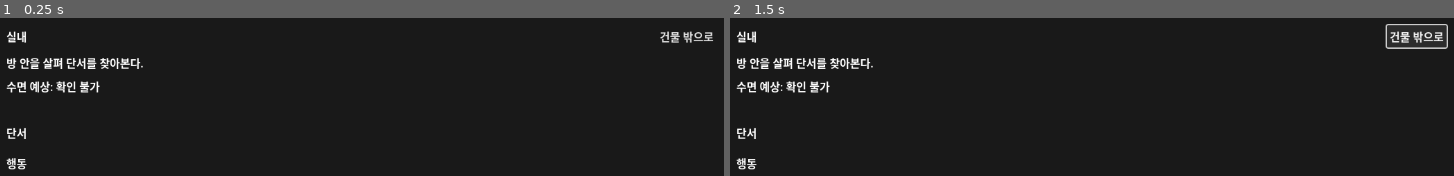
Above: before the commit, frames 1-2 (left to right).
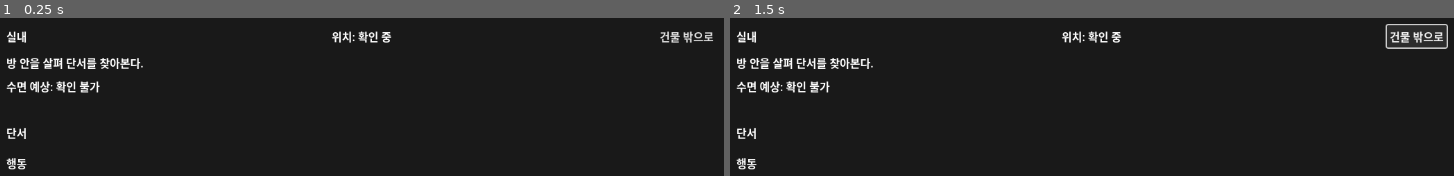
Above: after the commit, the same moments.

Repository: Pupre/apocalypse
Game: Godot game, scene res://scenes/indoor/indoor_mode.tscn
Same seed, same stepped clock (60 frames per second), same inputs: the game is played once before the commit and once after it. This scene is started directly instead of the project's main scene.
Inputs:
- Up to frame 1 (0.25 s): no input
- Up to frame 2 (1.5 s): click "건물 밖으로" at 0.5 s; tap Enter at 1.25 s; hold D (move_right) from 1.28 s (still down); tap E (enter_building) at 1.35 s

The runs differ from the first frame. In frame 1, 0.3% of the frame differs, in the area x 45-55%, y 8-16%; in frame 2, 0.3%.

Commit message:
feat: track indoor zone state in director

Diff:
--- a/game/scenes/indoor/indoor_mode.tscn
+++ b/game/scenes/indoor/indoor_mode.tscn
@@ -37,6 +37,10 @@
 size_flags_horizontal = 3
 text = "실내"
 
+[node name="LocationLabel" type="Label" parent="Panel/VBox/Header"]
+size_flags_horizontal = 3
+text = "위치: 확인 중"
+
 [node name="ExitButton" type="Button" parent="Panel/VBox/Header"]
 text = "건물 밖으로"
 
--- a/game/scripts/indoor/indoor_director.gd
+++ b/game/scripts/indoor/indoor_director.gd
@@ -8,7 +8,7 @@
 var _run_state = null
 var _building_data: Dictionary = {}
 var _event_data: Dictionary = {}
-var _event_state: Dictionary = {"revealed_clue_ids": PackedStringArray()}
+var _event_state: Dictionary = _create_initial_event_state()
 
 
 func configure(run_state, building_id: String) -> void:
@@ -16,12 +16,12 @@
 	_building_data = _get_building_data(building_id)
 	if _building_data.is_empty():
 		_event_data = {}
-		_event_state = {"revealed_clue_ids": PackedStringArray()}
+		_event_state = _create_initial_event_state()
 		state_changed.emit()
 		return
 
 	_event_data = _resolver.load_event(String(_building_data.get("indoor_event_path", "")))
-	_event_state = {"revealed_clue_ids": PackedStringArray()}
+	_event_state = _create_initial_event_state(_resolver.get_entry_zone_id(_event_data))
 	state_changed.emit()
 
 
@@ -34,6 +34,26 @@
 
 func get_event_summary() -> String:
 	return String(_event_data.get("summary", ""))
+
+
+func get_current_zone_id() -> String:
+	return String(_event_state.get("current_zone_id", ""))
+
+
+func get_current_zone_label() -> String:
+	var current_zone_id := get_current_zone_id()
+	if current_zone_id.is_empty() or _event_data.is_empty():
+		return ""
+
+	var current_zone := _resolver.get_zone(_event_data, current_zone_id)
+	if current_zone.is_empty():
+		return current_zone_id
+
+	var zone_label := String(current_zone.get("label", ""))
+	if not zone_label.is_empty():
+		return zone_label
+
+	return current_zone_id
 
 
 func get_visible_clues() -> Array[Dictionary]:
@@ -66,3 +86,18 @@
 		return {}
 
 	return ContentLibrary.get_building(building_id)
+
+
+func _create_initial_event_state(current_zone_id: String = "") -> Dictionary:
+	var visited_zone_ids := PackedStringArray()
+	if not current_zone_id.is_empty():
+		visited_zone_ids.append(current_zone_id)
+
+	return {
+		"current_zone_id": current_zone_id,
+		"visited_zone_ids": visited_zone_ids,
+		"revealed_clue_ids": PackedStringArray(),
+		"spent_action_ids": PackedStringArray(),
+		"zone_flags": {},
+		"noise": 0,
+	}
--- a/game/scripts/indoor/indoor_mode.gd
+++ b/game/scripts/indoor/indoor_mode.gd
@@ -5,6 +5,7 @@
 
 var _director: Node = null
 var _title_label: Label = null
+var _location_label: Label = null
 var _summary_label: Label = null
 var _sleep_preview_label: Label = null
 var _result_label: Label = null
@@ -47,6 +48,9 @@
 
 	if _title_label != null and _director.has_method("get_event_title"):
 		_title_label.text = _director.get_event_title()
+
+	if _location_label != null:
+		_update_location_label()
 
 	if _summary_label != null and _director.has_method("get_event_summary"):
 		var summary: String = String(_director.get_event_summary())
@@ -115,6 +119,7 @@
 func _cache_nodes() -> void:
 	_director = get_node_or_null("Director")
 	_title_label = get_node_or_null("Panel/VBox/Header/TitleLabel") as Label
+	_location_label = get_node_or_null("Panel/VBox/Header/LocationLabel") as Label
 	_summary_label = get_node_or_null("Panel/VBox/SummaryLabel") as Label
 	_sleep_preview_label = get_node_or_null("Panel/VBox/SleepPreviewLabel") as Label
 	_result_label = get_node_or_null("Panel/VBox/ResultLabel") as Label
@@ -126,3 +131,15 @@
 func _clear_children(container: Node) -> void:
 	for child in container.get_children():
 		child.queue_free()
+
+
+func _update_location_label() -> void:
+	if _location_label == null:
+		return
+
+	if _director == null or not _director.has_method("get_current_zone_label"):
+		_location_label.text = "위치: 확인 중"
+		return
+
+	var zone_label := String(_director.get_current_zone_label())
+	_location_label.text = "위치: %s" % (zone_label if not zone_label.is_empty() else "확인 중")
--- /dev/null
+++ b/game/tests/unit/test_indoor_director.gd
@@ -0,0 +1,85 @@
+extends "res://tests/support/test_case.gd"
+
+const RUN_STATE_SCRIPT_PATH := "res://scripts/run/run_state.gd"
+const INDOOR_DIRECTOR_SCRIPT_PATH := "res://scripts/indoor/indoor_director.gd"
+
+var _test_jobs: Dictionary = {
+	"courier": {
+		"id": "courier",
+		"modifiers": {
+			"move_speed": 30.0,
+			"fatigue_gain": -0.1,
+		},
+	},
+}
+
+var _test_traits: Dictionary = {
+	"athlete": {
+		"id": "athlete",
+		"modifiers": {
+			"move_speed": 40.0,
+			"fatigue_gain": -0.15,
+		},
+	},
+}
+
+
+func _init() -> void:
+	call_deferred("_run_test")
+
+
+func _run_test() -> void:
+	var run_state_script := load(RUN_STATE_SCRIPT_PATH) as Script
+	var indoor_director_script := load(INDOOR_DIRECTOR_SCRIPT_PATH) as Script
+	if not assert_true(run_state_script != null, "Missing run state script: %s" % RUN_STATE_SCRIPT_PATH):
+		return
+	if not assert_true(indoor_director_script != null, "Missing indoor director script: %s" % INDOOR_DIRECTOR_SCRIPT_PATH):
+		return
+
+	var run_state = run_state_script.from_survivor_config({
+		"job_id": "courier",
+		"trait_ids": PackedStringArray(["athlete"]),
+		"remaining_points": 0,
+	}, self)
+	if not assert_true(run_state != null, "RunState should build for indoor director tests."):
+		return
+
+	var director = indoor_director_script.new()
+	root.add_child(director)
+	director.configure(run_state, "mart_01")
+
+	assert_eq(director.get_current_zone_id(), "mart_entrance", "Director should initialize at the mart entry zone.")
+	assert_eq(
+		director.get_current_zone_label(),
+		"정문 진입부",
+		"Director should expose the readable label for the current zone."
+	)
+
+	var event_state: Dictionary = director._event_state
+	assert_eq(String(event_state.get("current_zone_id", "")), "mart_entrance", "Event state should track the entry zone.")
+	assert_true(
+		_string_values(event_state.get("visited_zone_ids", [])).has("mart_entrance"),
+		"Event state should mark the entry zone as visited."
+	)
+	assert_true(event_state.has("revealed_clue_ids"), "Event state should keep revealed clue ids.")
+	assert_true(event_state.has("spent_action_ids"), "Event state should keep spent action ids.")
+	assert_true(event_state.has("zone_flags"), "Event state should keep zone flags.")
+	assert_eq(int(event_state.get("noise", -1)), 0, "Event state should start with zero noise.")
+
+	director.free()
+	pass_test("INDOOR_DIRECTOR_OK")
+
+
+func _string_values(values) -> Array[String]:
+	var result: Array[String] = []
+	for value in values:
+		result.append(String(value))
+	return result
+
+
+func get_job(job_id: String) -> Dictionary:
+	return _test_jobs.get(job_id, {})
+
+
+func get_trait(trait_id: String) -> Dictionary:
+	return _test_traits.get(trait_id, {})
--- a/game/tests/unit/test_indoor_mode.gd
+++ b/game/tests/unit/test_indoor_mode.gd
@@ -1,6 +1,27 @@
 extends "res://tests/support/test_case.gd"
 
+const RUN_STATE_SCRIPT_PATH := "res://scripts/run/run_state.gd"
 const INDOOR_MODE_SCENE_PATH := "res://scenes/indoor/indoor_mode.tscn"
+
+var _test_jobs: Dictionary = {
+	"courier": {
+		"id": "courier",
+		"modifiers": {
+			"move_speed": 30.0,
+			"fatigue_gain": -0.1,
+		},
+	},
+}
+
+var _test_traits: Dictionary = {
+	"athlete": {
+		"id": "athlete",
+		"modifiers": {
+			"move_speed": 40.0,
+			"fatigue_gain": -0.15,
+		},
+	},
+}
 
 var _exit_requested_count := 0
 
@@ -10,8 +31,19 @@
 
 
 func _run_test() -> void:
+	var run_state_script := load(RUN_STATE_SCRIPT_PATH) as Script
 	var indoor_scene := load(INDOOR_MODE_SCENE_PATH) as PackedScene
 	if not assert_true(indoor_scene != null, "Missing indoor mode scene: %s" % INDOOR_MODE_SCENE_PATH):
+		return
+	if not assert_true(run_state_script != null, "Missing run state script: %s" % RUN_STATE_SCRIPT_PATH):
+		return
+
+	var run_state = run_state_script.from_survivor_config({
+		"job_id": "courier",
+		"trait_ids": PackedStringArray(["athlete"]),
+		"remaining_points": 0,
+	}, self)
+	if not assert_true(run_state != null, "RunState should build for indoor mode tests."):
 		return
 
 	var indoor_mode = indoor_scene.instantiate()
@@ -19,6 +51,7 @@
 		return
 
 	root.add_child(indoor_mode)
+	indoor_mode.configure(run_state, "mart_01")
 
 	if not assert_true(indoor_mode.has_signal("exit_requested"), "Indoor mode should emit exit_requested."):
 		indoor_mode.free()
@@ -32,10 +65,35 @@
 		return
 	assert_eq(exit_button.text, "건물 밖으로", "Indoor mode should label the exit action as 건물 밖으로.")
 
+	var location_label := indoor_mode.get_node_or_null("Panel/VBox/Header/LocationLabel") as Label
+	if not assert_true(location_label != null, "Indoor mode should expose a LocationLabel."):
+		indoor_mode.free()
+		return
+	assert_eq(
+		location_label.text,
+		"위치: 정문 진입부",
+		"Indoor mode should show the mart entry zone label after configure."
+	)
+
 	var backdrop := indoor_mode.get_node_or_null("Backdrop") as ColorRect
 	if not assert_true(backdrop != null, "Indoor mode should expose a Backdrop node for the reading surface."):
 		indoor_mode.free()
 		return
+
+	var director := indoor_mode.get_node_or_null("Director")
+	if not assert_true(director != null and director.has_method("apply_action"), "Indoor mode should expose its Director node."):
+		indoor_mode.free()
+		return
+
+	assert_true(
+		director.apply_action("move_checkout"),
+		"Director should allow moving to the checkout zone from the entry zone."
+	)
+	assert_eq(
+		location_label.text,
+		"위치: 계산대",
+		"Indoor mode should refresh the location label after the director changes zone."
+	)
 
 	exit_button.emit_signal("pressed")
 	assert_eq(_exit_requested_count, 1, "Pressing ExitButton should emit exit_requested exactly once.")
@@ -46,3 +104,11 @@
 
 func _on_exit_requested() -> void:
 	_exit_requested_count += 1
+
+
+func get_job(job_id: String) -> Dictionary:
+	return _test_jobs.get(job_id, {})
+
+
+func get_trait(trait_id: String) -> Dictionary:
+	return _test_traits.get(trait_id, {})
